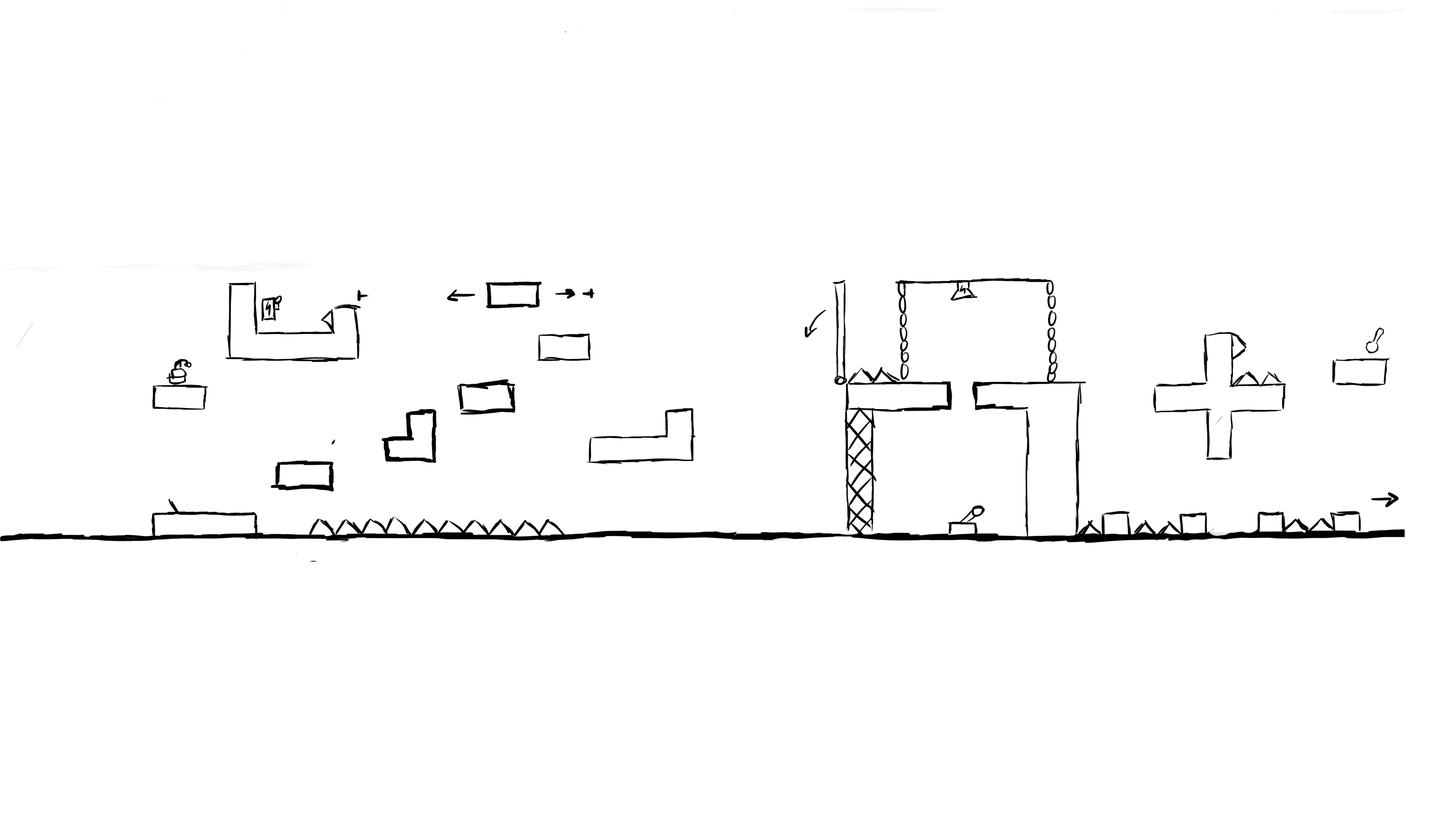
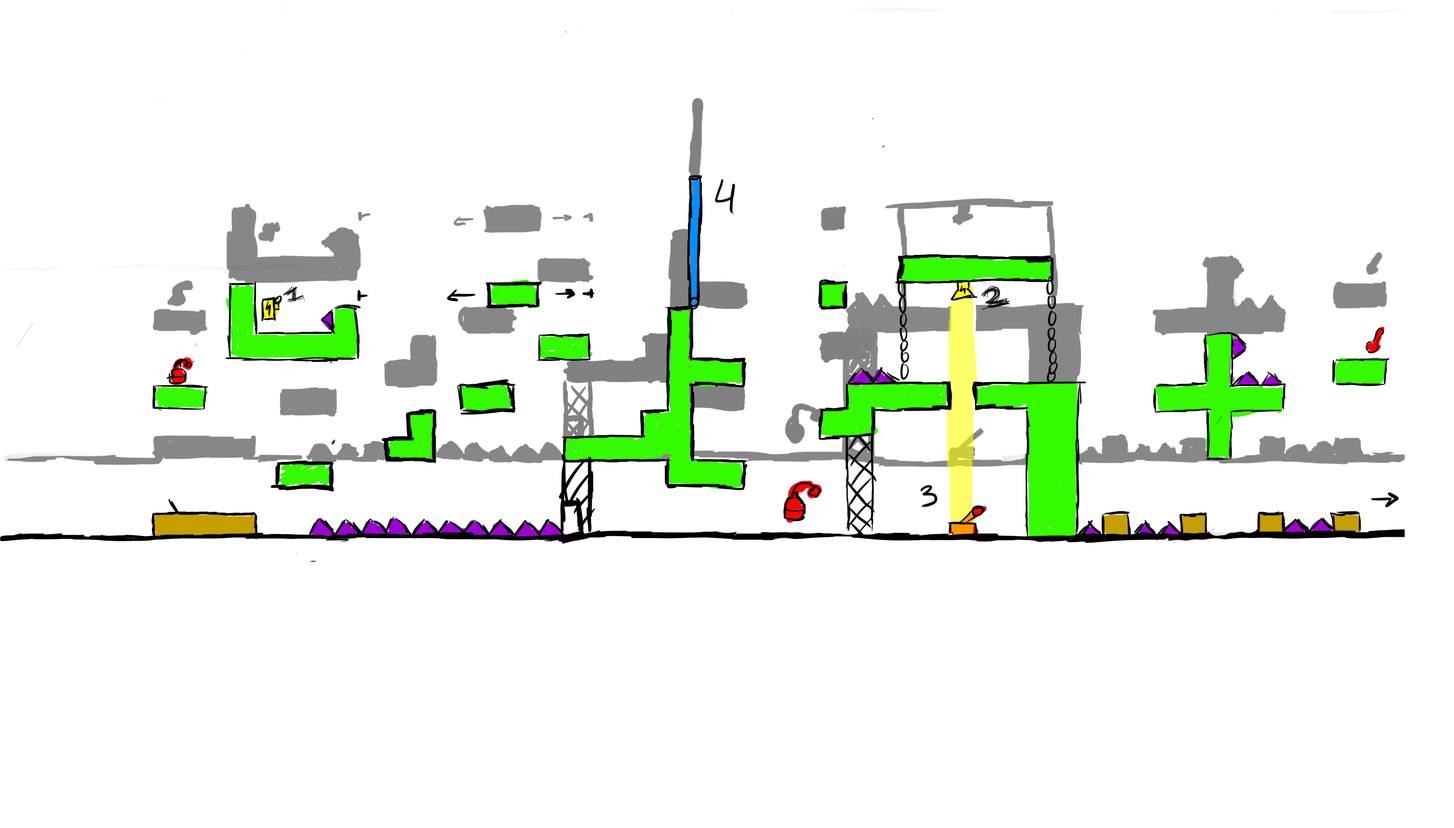
Revision of a layered 1454 × 828 image; what changed, layer by layer:
painted on "Layer 2" over (557, 174, 1054, 544)
added layer "Layer 4" in group "Artboard 1" over (153, 152, 1387, 542)
showed "Layer 3", painted on it over (3, 97, 1405, 470)
